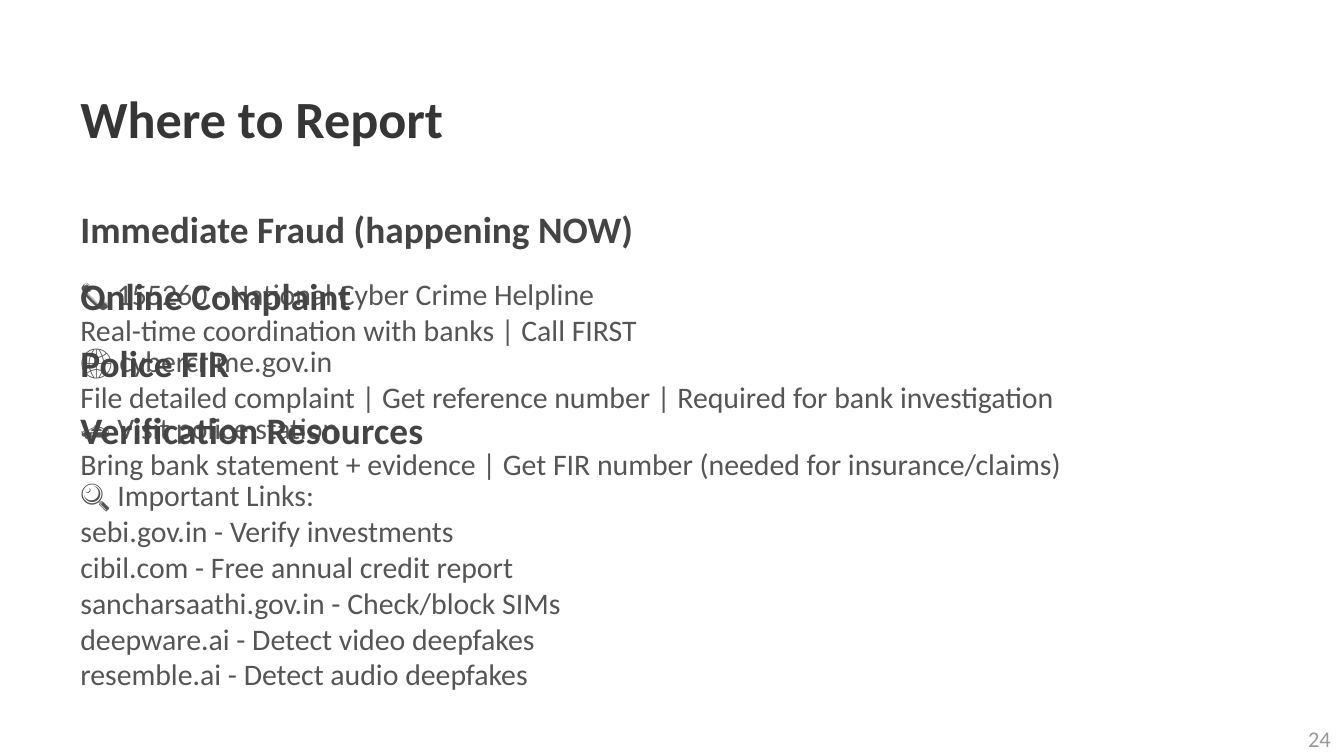
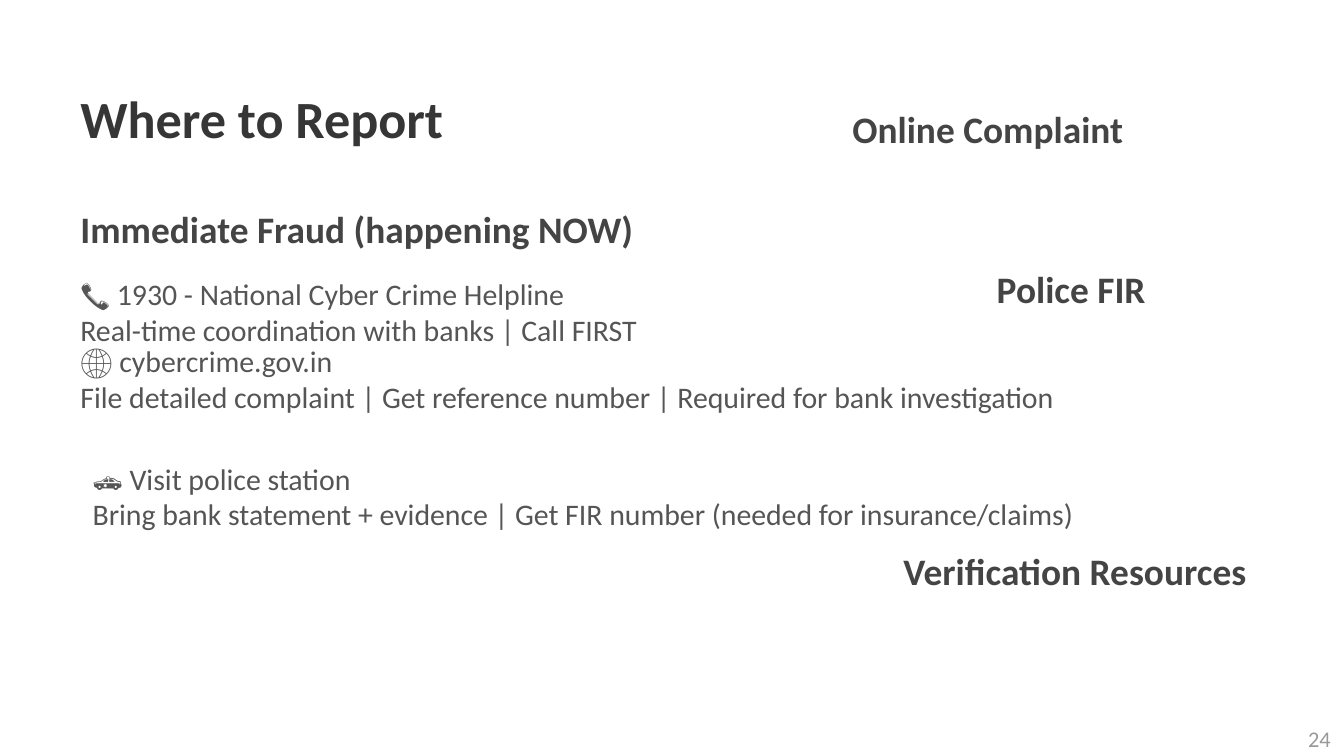
Before and after one commit to astatine-/rbhn_static, a slide deck: slide 26 of digismart/presentation-en.pptx (slide 25 before the commit). Drawn at 1344x756 pixels with LibreOffice and Linux fonts; fonts in the diff are those of the drawing. Boxes give left, top, right and bottom in pixels: in the first picture for what was removed or moved away, otherwise in the second. Text is boxed around its words. In the diff, an @@ line names an element or a change of style, - is before the commit and + after.

```diff
--- a/digismart/presentation-en.pptx
+++ b/digismart/presentation-en.pptx
@@ text "Online Complaint": place and size @@
-text "Online Complaint" at [80, 283, 351, 316]
+text "Online Complaint" at [852, 116, 1123, 149]
@@ text "Police FIR": place and size @@
-text "Police FIR" at [80, 348, 229, 379]
+text "Police FIR" at [997, 276, 1145, 304]
@@ text at [117, 284, 564, 310]: text changed @@
-📞 155260 - National Cyber Crime Helpline
+📞 1930 - National Cyber Crime Helpline
@@ text "🚓 Visit police station": place and size @@
-text "🚓 Visit police station" at [80, 418, 1061, 480]
+text "🚓 Visit police station" at [93, 469, 1073, 530]
@@ text removed at [80, 485, 560, 690] @@
-🔍 Important Links:
-sebi.gov.in - Verify investments
-cibil.com - Free annual credit report
-sancharsaathi.gov.in - Check/block SIMs
-deepware.ai - Detect video deepfakes
-resemble.ai - Detect audio deepfakes
@@ text "Verification Resources": place and size @@
-text "Verification Resources" at [80, 418, 424, 445]
+text "Verification Resources" at [903, 559, 1247, 586]
```
Also in this commit, not shown: 21 other slides changed, 1 slide added, 6 other files.
